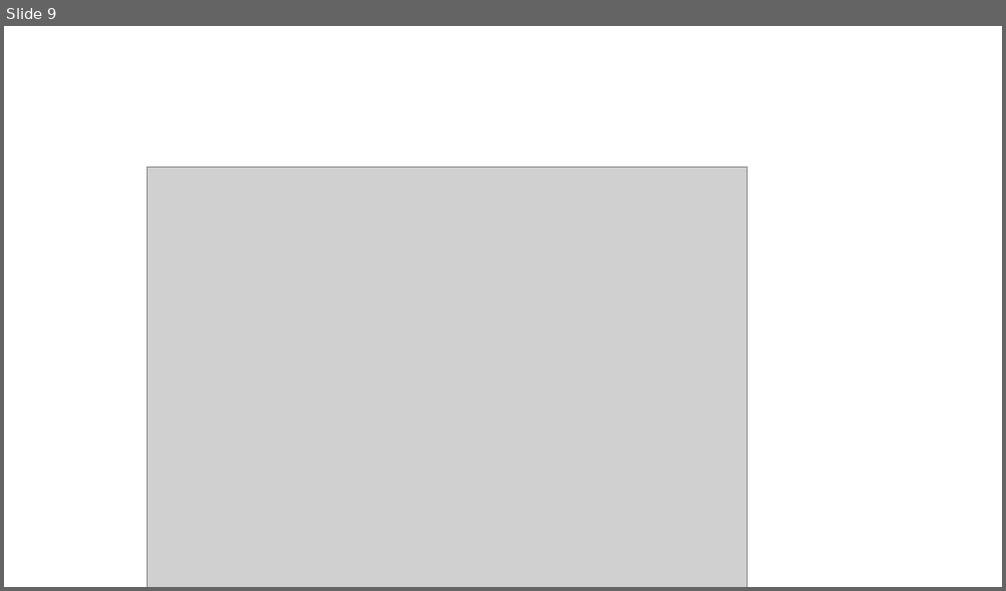
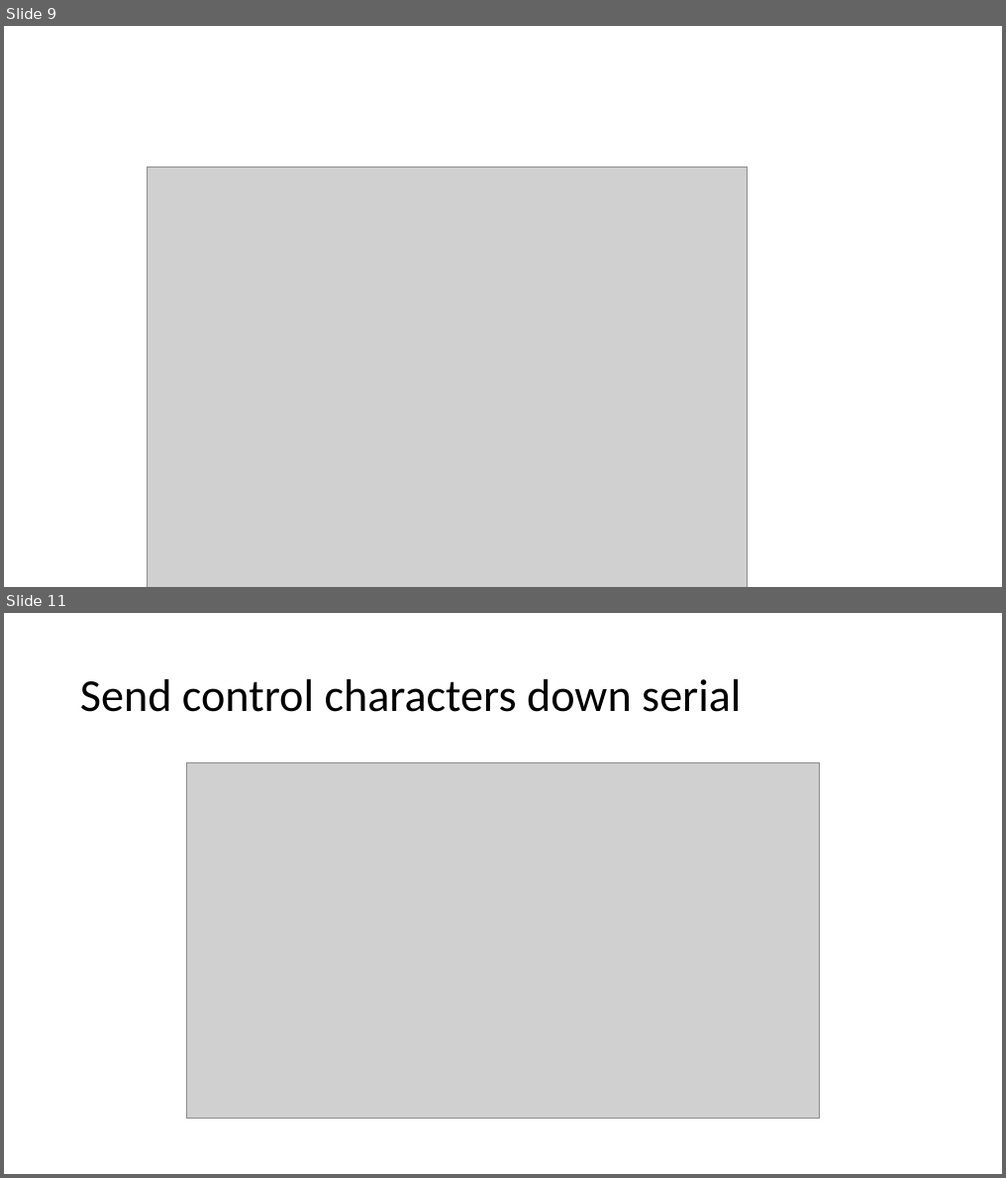
Before and after one commit to lafefspietz/MEMSduino, a slide deck: builds/Arduino.pptx. Shown one above the other, each under a label of ours: slide 9 before the commit, slides 9 and 11 after it; the slides between them are not shown. The pictures are 1006x591 and 1006x1178 pixels, drawn with LibreOffice and Linux fonts; fonts in the diff are those of the drawing; grey boxes stand for pictures. Boxes give left, top, right and bottom in pixels: in the first picture for what was removed or moved away, otherwise in the second. Text is boxed around its words. In the diff, an @@ line names an element or a change of style, - is before the commit and + after.

```diff
--- a/builds/Arduino.pptx
+++ b/builds/Arduino.pptx
@@ slide 11 added at bbox=[4, 613, 1002, 1174], background #FFFFFF @@
@@ title added at bbox=[80, 679, 741, 712], 44 pt, text #000000 @@
+Send control characters down serial
@@ picture added at bbox=[187, 762, 820, 1119] @@
```
Also in this commit, not shown: 2 other slides added, 2 slides removed, 2 other files.
